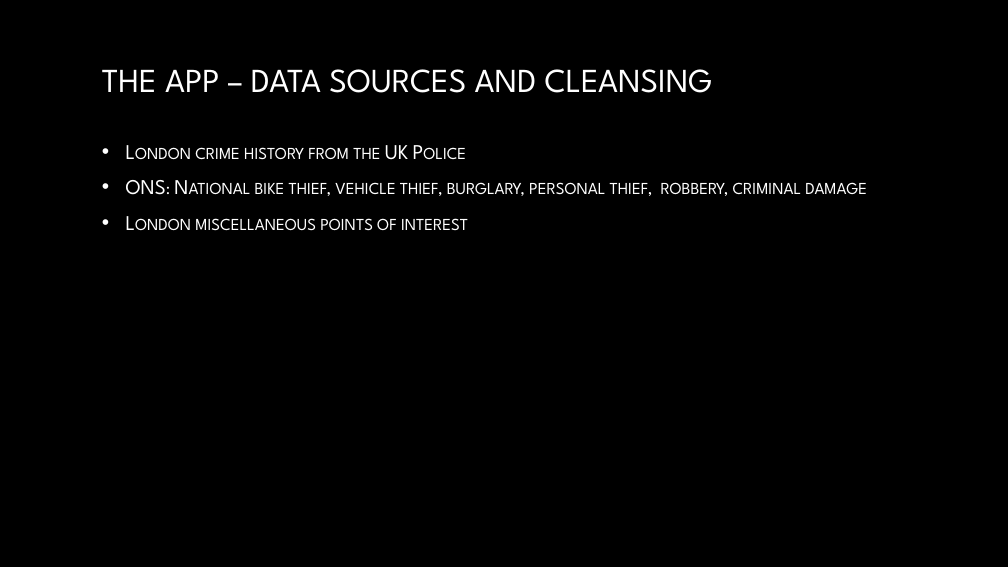
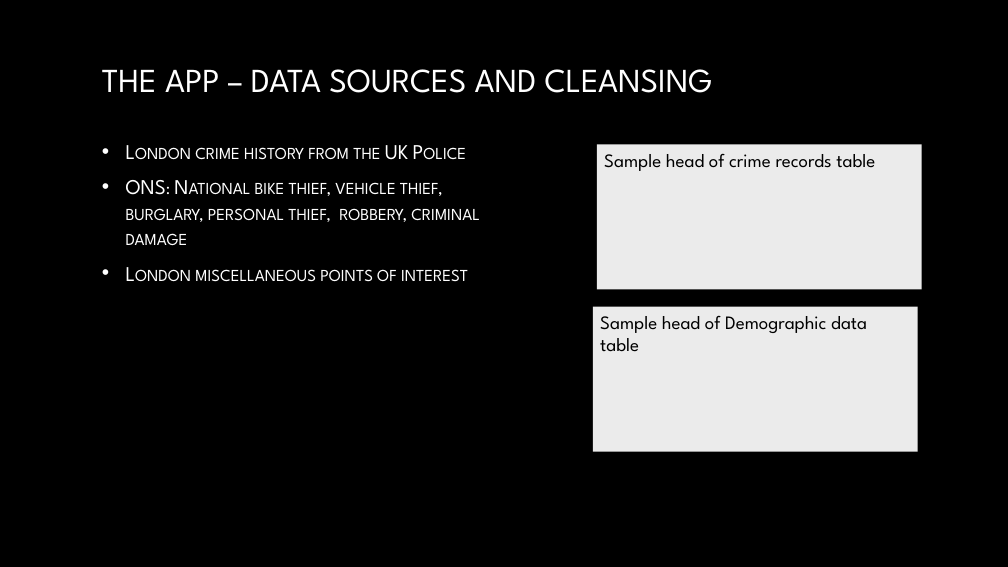
Before and after one commit to manullamas/CrimeDV, a slide deck: slide 5 of Presentation/Team5.pptx. Drawn at 1008x567 pixels with LibreOffice and Linux fonts; fonts in the diff are those of the drawing; background and template pictures are left out. Boxes give left, top, right and bottom in pixels: in the first picture for what was removed or moved away, otherwise in the second. Text is boxed around its words. In the diff, an @@ line names an element or a change of style, - is before the commit and + after.

```diff
--- a/Presentation/Team5.pptx
+++ b/Presentation/Team5.pptx
@@ text "London crime history from the ..." rewrapped from [126,145,867,231] to [126,145,479,282] @@
@@ rectangle added at [597,144,922,290], fill #EBEBEB, 18 pt, text #000000 @@
+Sample head of crime records table
@@ rectangle added at [593,307,918,452], fill #EBEBEB, 18 pt, text #000000 @@
+Sample head of Demographic data table
```
Also in this commit, not shown: 3 other slides changed, 1 slide added.
